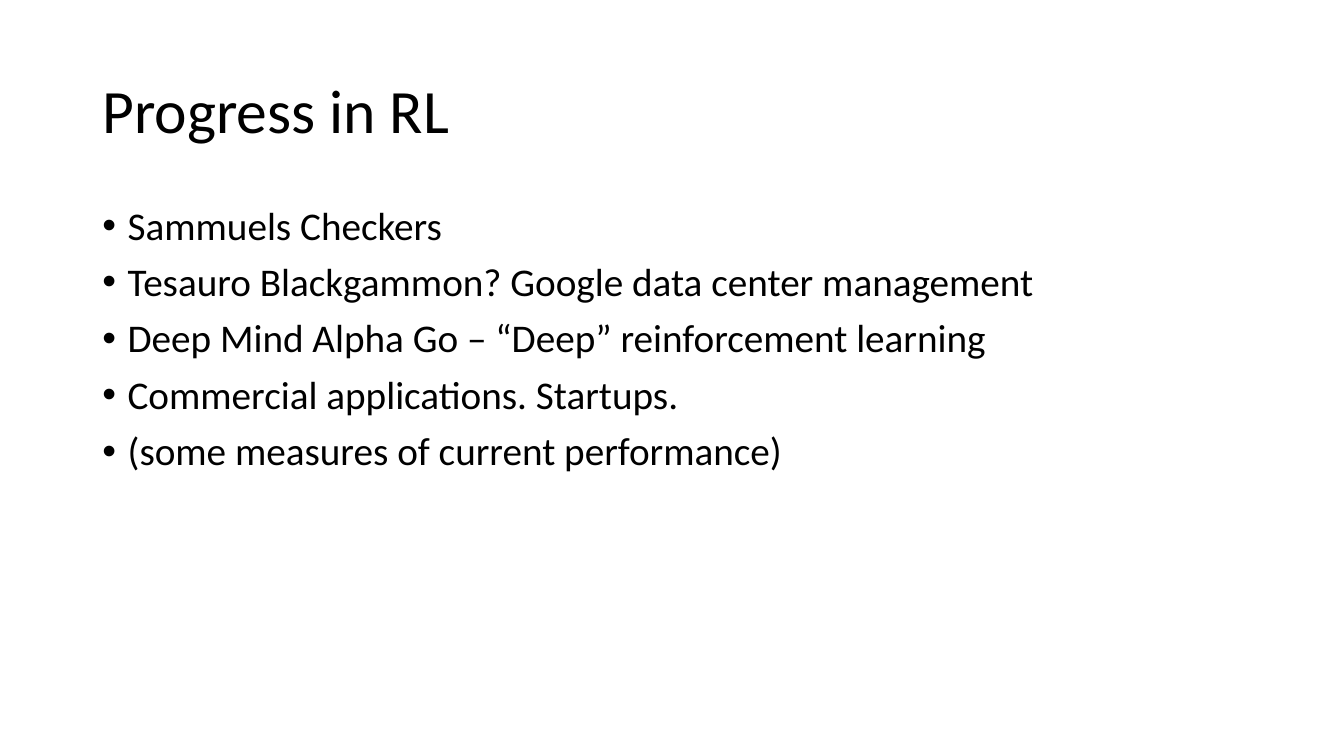
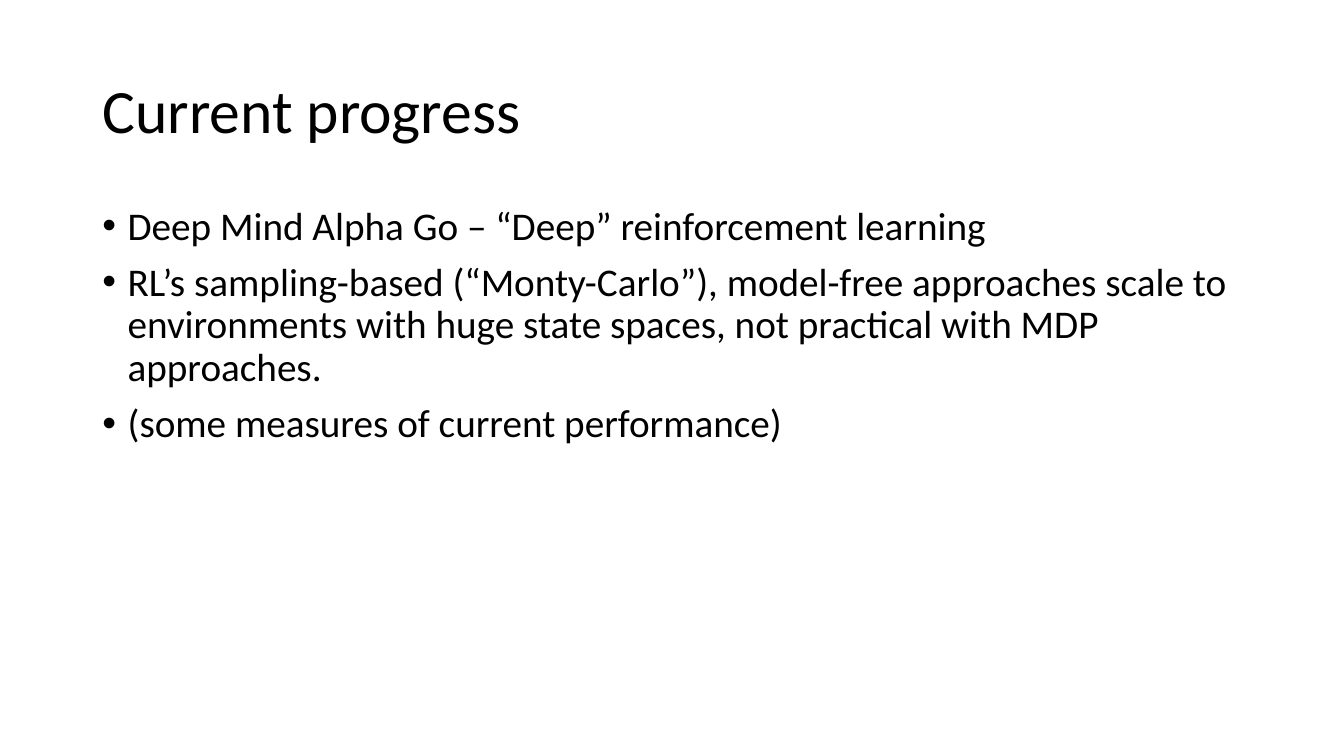
Before and after one commit to microsoft/ICSE2019, a slide deck: slide 17 of Rlearning/RL_ICSE.pptx (slide 11 before the commit). Drawn at 1344x756 pixels with LibreOffice and Linux fonts; fonts in the diff are those of the drawing. Boxes give left, top, right and bottom in pixels: in the first picture for what was removed or moved away, otherwise in the second. Text is boxed around its words. In the diff, an @@ line names an element or a change of style, - is before the commit and + after.

```diff
--- a/Rlearning/RL_ICSE.pptx
+++ b/Rlearning/RL_ICSE.pptx
@@ title at [102,93,521,144]: text changed @@
-Progress in RL
+Current progress
@@ text at [128,212,1033,303]: paragraphs removed @@
-• Sammuels Checkers
-• Tesauro Blackgammon? Google data center management
@@ text at [128,267,1226,388]: text changed @@
-• Commercial applications. Startups.
+• RL’s sampling-based (“Monty-Carlo”), model-free approaches scale to environments with huge state spaces, not practical with MDP approaches.
```
Also in this commit, not shown: 8 other slides changed, 5 slides added.
